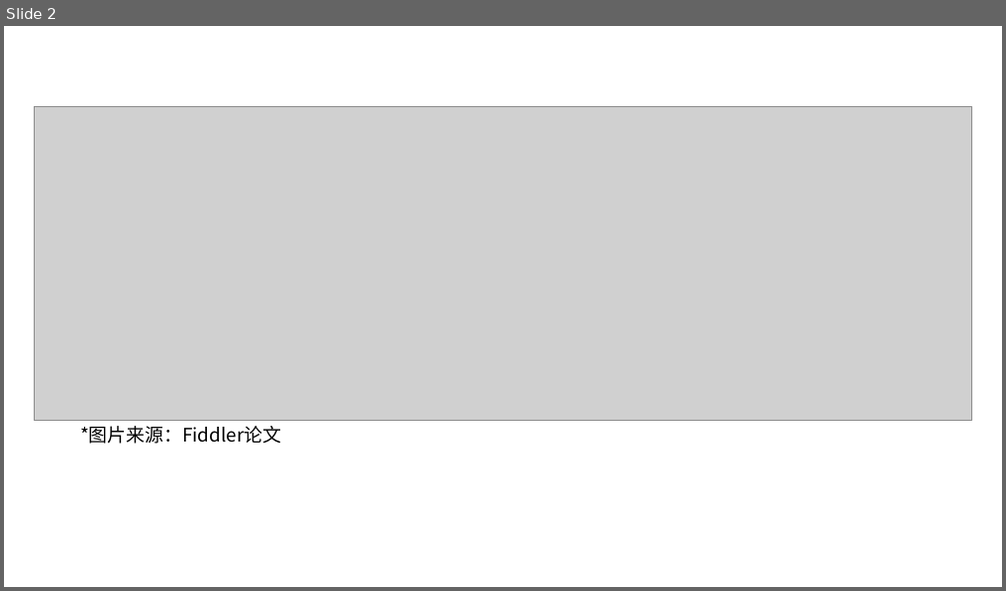
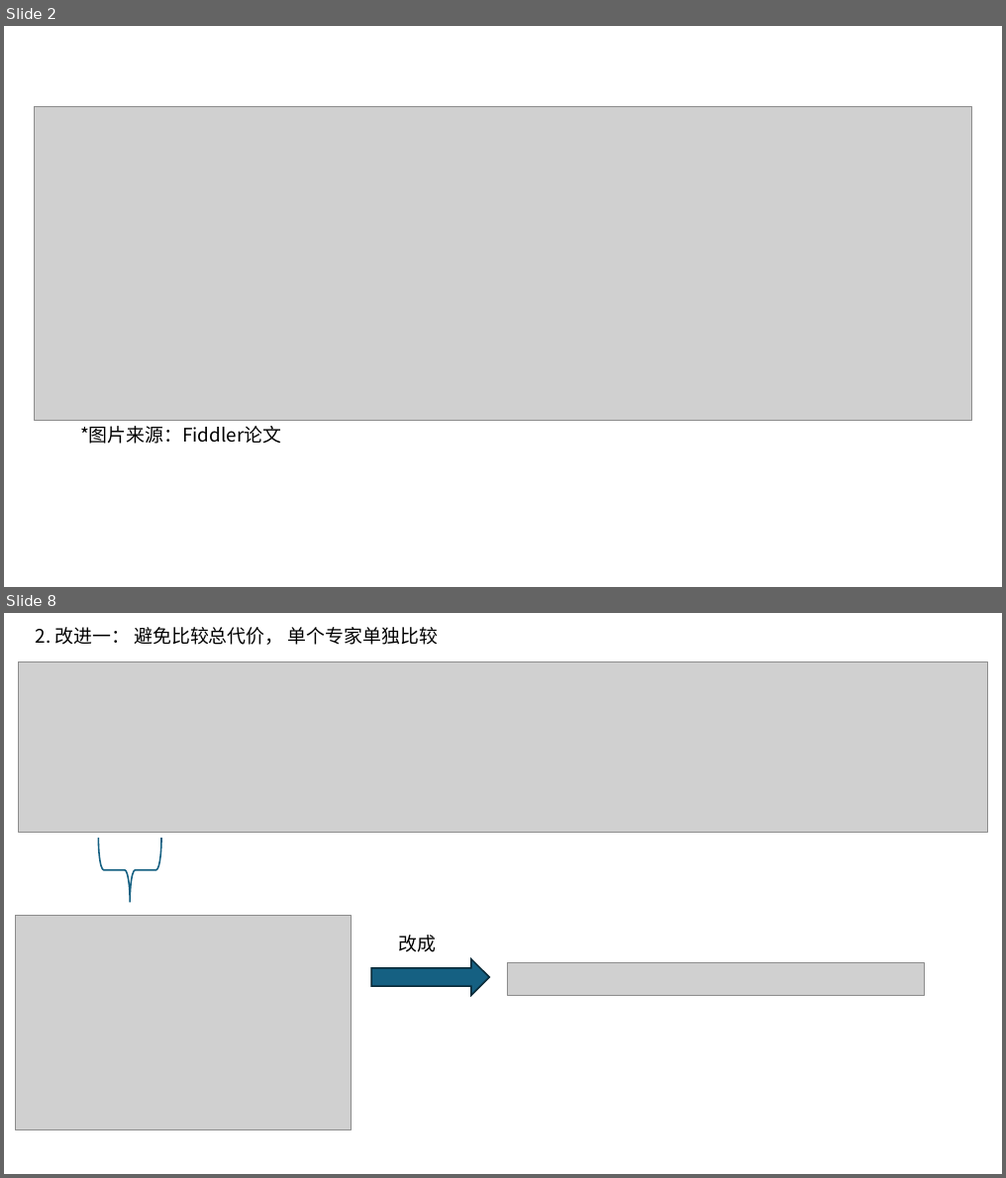
Before and after one commit to yyj6666667/fiddler, a slide deck: CPU.pptx. Shown one above the other, each under a label of ours: slide 2 before the commit, slides 2 and 8 after it; the slides between them are not shown. The pictures are 1006x591 and 1006x1178 pixels, drawn with LibreOffice and Linux fonts; fonts in the diff are those of the drawing; grey boxes stand for pictures. Boxes give left, top, right and bottom in pixels: in the first picture for what was removed or moved away, otherwise in the second. Text is boxed around its words. In the diff, an @@ line names an element or a change of style, - is before the commit and + after.

```diff
--- a/CPU.pptx
+++ b/CPU.pptx
@@ slide 8 added at box(4, 613, 1002, 1174), background #FFFFFF @@
@@ text added at box(36, 627, 438, 645), 18 pt, text #000000 @@
+2. 改进一： 避免比较总代价， 单个专家单独比较
@@ picture added at box(18, 663, 988, 833) @@
@@ left brace added at box(98, 838, 161, 902), outline #156082 1.5 pt @@
@@ picture added at box(16, 916, 351, 1131) @@
@@ text added at box(399, 935, 437, 953), 18 pt, text #000000 @@
+改成
@@ right arrow added at box(371, 959, 489, 995), fill #156082, outline #092A39 1.5 pt @@
@@ picture added at box(507, 962, 924, 995) @@
```
Also in this commit, not shown: 5 slides changed, 5 other slides added, 1 slide removed, 1 other file.
